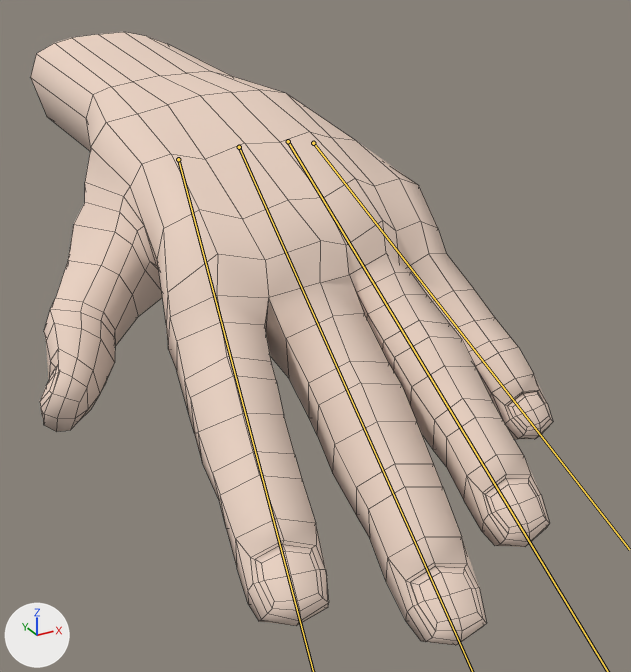
A saved change to the Blender file unity/Infinity Gauntlet/Assets/blender/riggedhand4.blend.
Both versions are drawn from a 50 mm camera at (-0.089, -0.497, 0.035) aimed at (0.019, -0.301, -0.063). The axes (+X, +Y, +Z) are drawn at lower left. The lights are the same throughout. Both versions are drawn at frame 0 of the action 'Move_Index_FInger'; the numbers are the values there. The bones that change are drawn over the model as lines. Mesh edges are drawn as thin lines.

Objects in the first picture: 'Hand_L'.
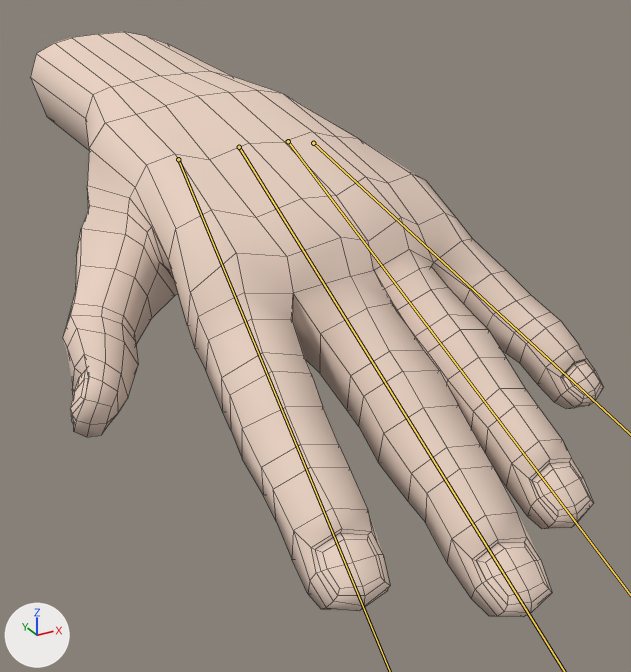
What differs and where, as boxes [x1, y1, x2, y2] in the pictures (631 x 672 px):
'Hand_L', posed (10% wider): before [31, 32, 553, 645]; after [30, 32, 603, 617]

The change, as a diff of the scene's bpy script:
```diff
--- a/unity/Infinity Gauntlet/Assets/blender/riggedhand4.blend.py
+++ b/unity/Infinity Gauntlet/Assets/blender/riggedhand4.blend.py
@@ bone_palm_02_l_001 @@
 bone_palm_02_l_001 = bpy.data.objects['Armature_Hand_L'].pose.bones['palm.02.L.001']  # child of 'hand.L'
 bone_palm_02_l_001.rotation_mode = 'YXZ'
-bone_palm_02_l_001.rotation_euler = (0.297, 0.14, 0.122)  # degrees (17, 8, 7)
+bone_palm_02_l_001.rotation_euler = (0.297, 0.14, 0.0)  # degrees (17, 8, 0)
@@ bone_palm_03_l_001 @@
 bone_palm_03_l_001 = bpy.data.objects['Armature_Hand_L'].pose.bones['palm.03.L.001']  # child of 'hand.L'
 bone_palm_03_l_001.rotation_mode = 'YXZ'
-bone_palm_03_l_001.rotation_euler = (0.297, 0.157, 0.105)  # degrees (17, 9, 6)
+bone_palm_03_l_001.rotation_euler = (0.297, 0.157, 0.0)  # degrees (17, 9, 0)
@@ bone_palm_04_l_001 @@
 bone_palm_04_l_001 = bpy.data.objects['Armature_Hand_L'].pose.bones['palm.04.L.001']  # child of 'hand.L'
 bone_palm_04_l_001.rotation_mode = 'YXZ'
-bone_palm_04_l_001.rotation_euler = (0.314, 0.227, 0.192)  # degrees (18, 13, 11)
+bone_palm_04_l_001.rotation_euler = (0.314, 0.227, 0.0)  # degrees (18, 13, 0)
@@ bone_palm_01_l_001 @@
 bone_palm_01_l_001 = bpy.data.objects['Armature_Hand_L'].pose.bones['palm.01.L.001']  # child of 'hand.L'
 bone_palm_01_l_001.rotation_mode = 'YXZ'
-bone_palm_01_l_001.rotation_euler = (0.244, 0.0, 0.0873)  # degrees (14, 0, 5)
+bone_palm_01_l_001.rotation_euler = (0.244, 0.0, 0.0)  # degrees (14, 0, 0)
```
